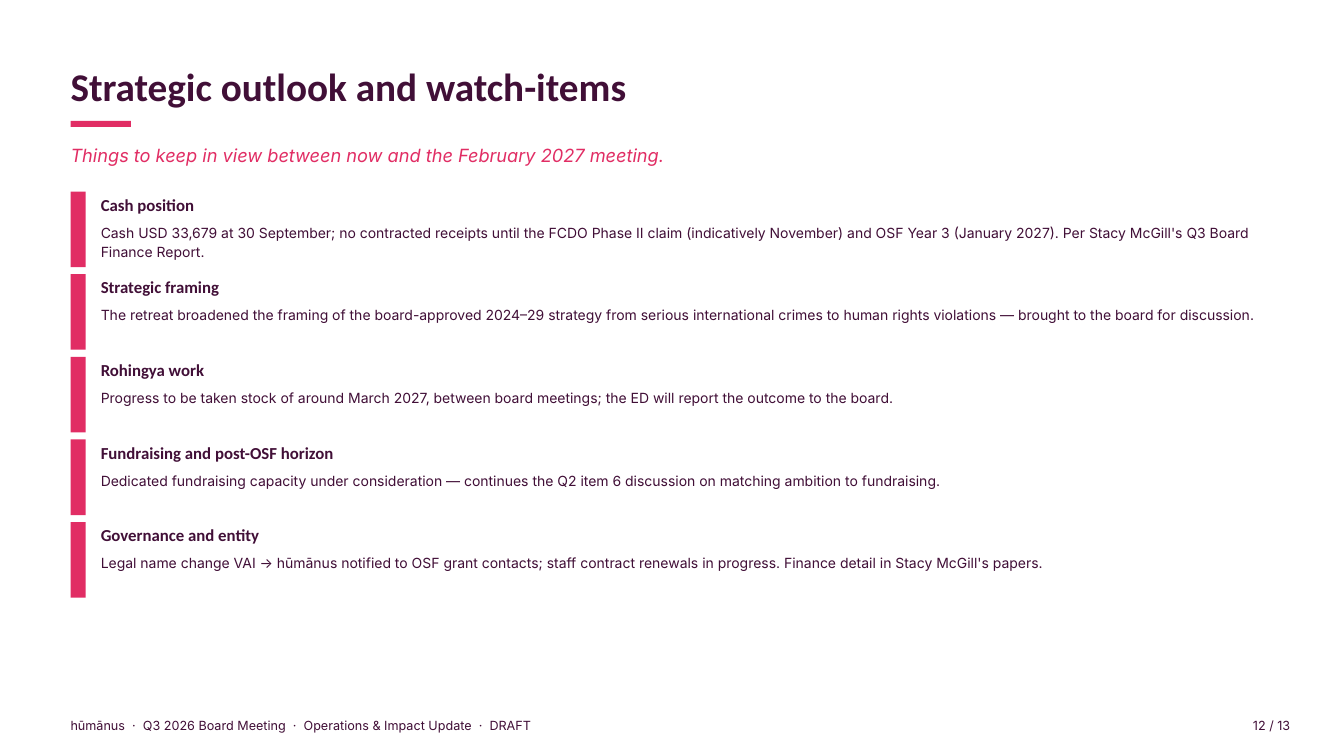
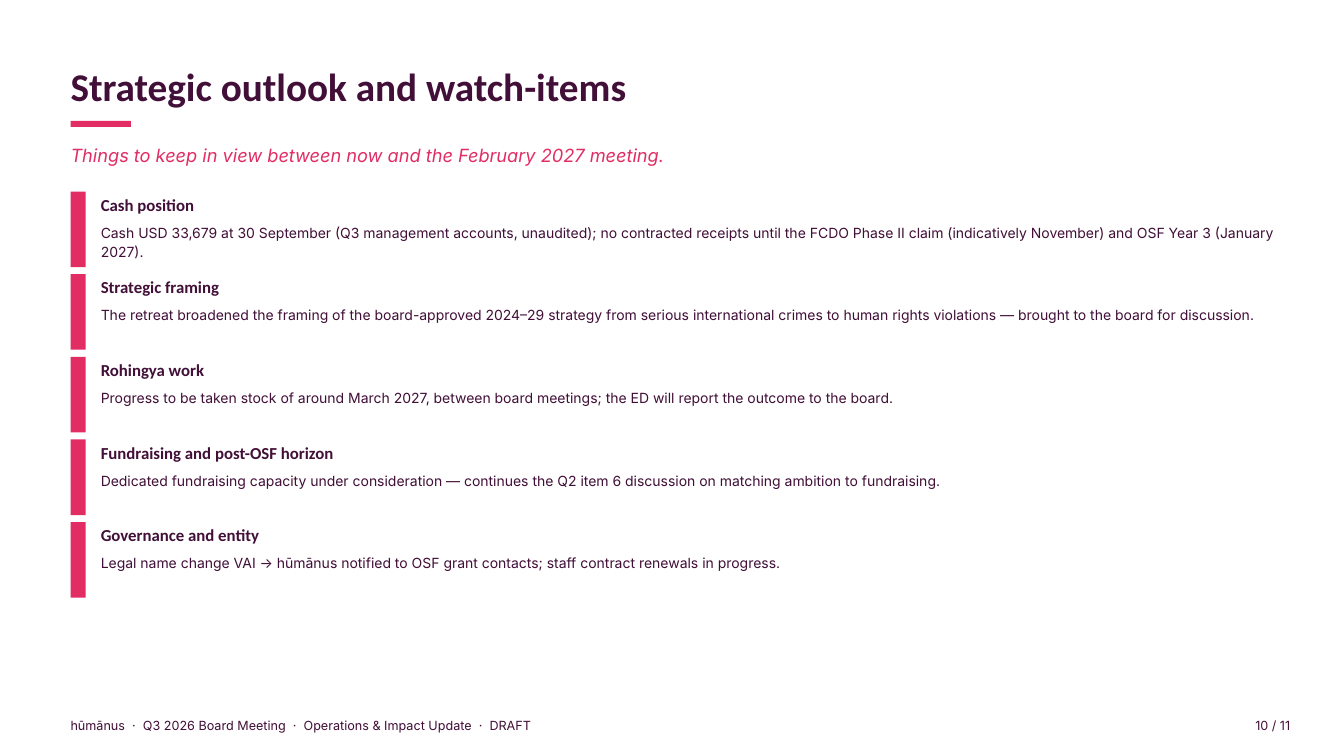
Before and after one commit to evafrances04/humanusGovernance, a slide deck: slide 10 of 2026/Q3/ED-Operations-Impact-Q3-2026-DRAFT.pptx (slide 12 before the commit). Drawn at 1344x756 pixels with LibreOffice and Linux fonts; fonts in the diff are those of the drawing. Boxes give left, top, right and bottom in pixels: in the first picture for what was removed or moved away, otherwise in the second. Text is boxed around its words. In the diff, an @@ line names an element or a change of style, - is before the commit and + after.

```diff
--- a/2026/Q3/ED-Operations-Impact-Q3-2026-DRAFT.pptx
+++ b/2026/Q3/ED-Operations-Impact-Q3-2026-DRAFT.pptx
@@ text at (101, 226, 1274, 259): text changed @@
-Cash USD 33,679 at 30 September; no contracted receipts until the FCDO Phase II claim (indicatively November) and OSF Year 3 (January 2027). Per Stacy McGill's Q3 Board Finance Report.
+Cash USD 33,679 at 30 September (Q3 management accounts, unaudited); no contracted receipts until the FCDO Phase II claim (indicatively November) and OSF Year 3 (January 2027).
@@ text at (101, 557, 780, 571): text changed @@
-Legal name change VAI → hūmānus notified to OSF grant contacts; staff contract renewals in progress. Finance detail in Stacy McGill's papers.
+Legal name change VAI → hūmānus notified to OSF grant contacts; staff contract renewals in progress.
@@ text at (1255, 720, 1290, 730): text changed @@
-12 / 13
+10 / 11
```
Also in this commit, not shown: 8 other slides changed, 2 slides removed, 6 other files.
